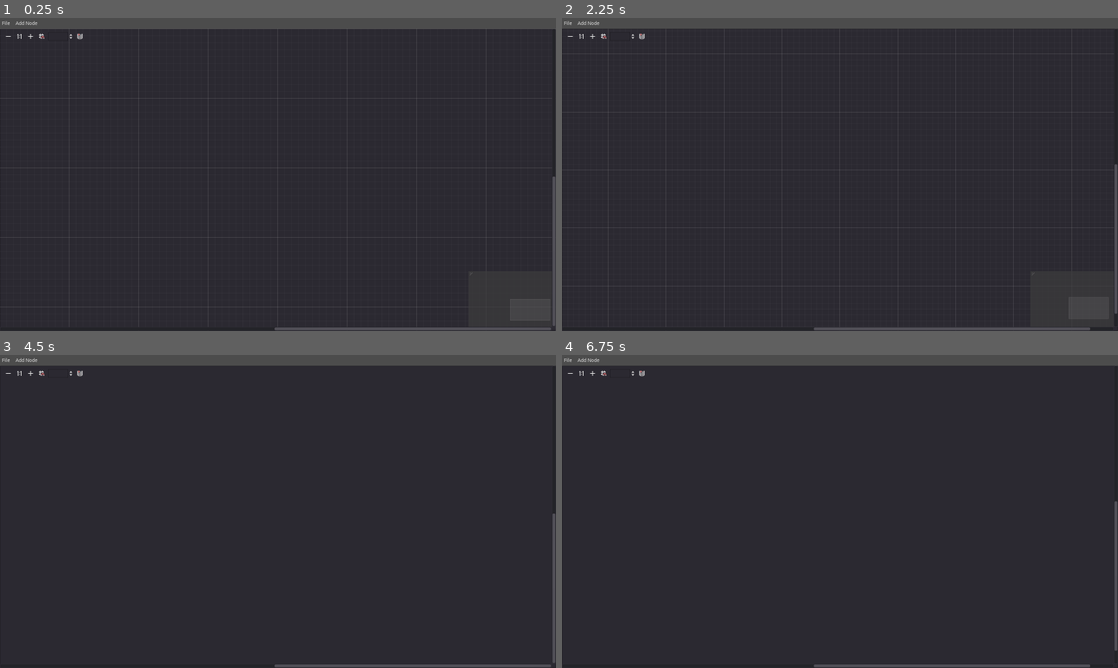
Above: before the commit, frames 1-4 (two rows, left to right).
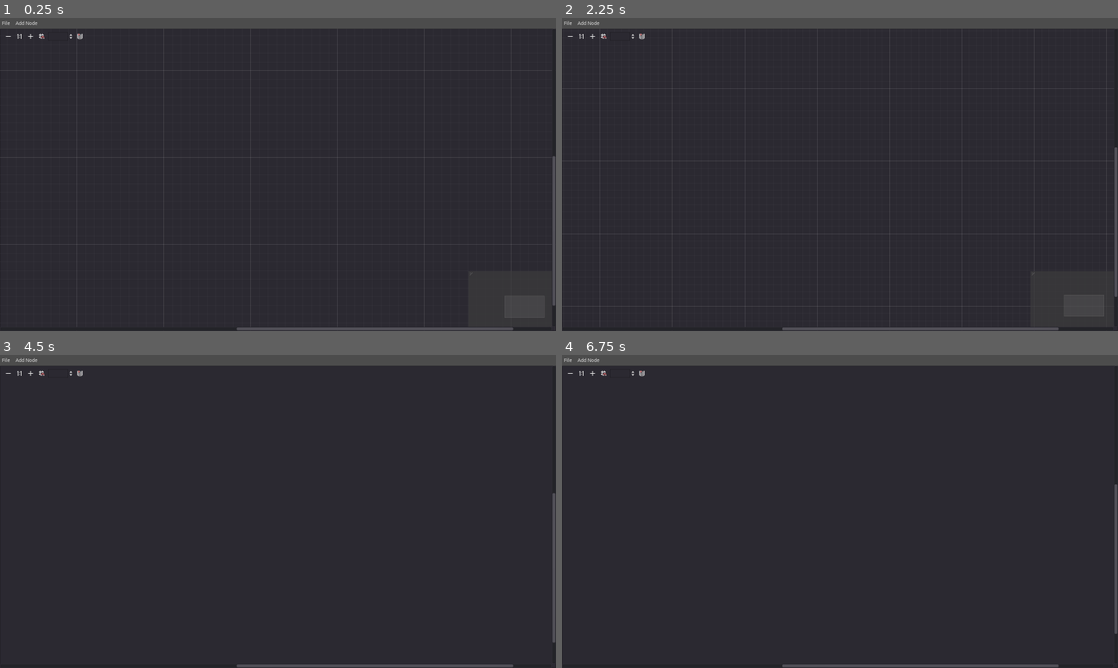
Above: after the commit, the same moments.

Repository: Levrault/LE-dialogue-editor
Game: Godot game, scene res://src/Main/DialogueEditor.tscn
Two runs of this game, one before a commit and one after it. Both use one fixed random seed, a clock stepped at 60 frames per second and the inputs below.
Inputs (mouse positions are in pixels of both pictures, inside the frame that each line leads up to):
- Up to frame 1 (0.25 s): no input
- Up to frame 2 (2.25 s): click "File" at 0.5 s; click "Add Node" at 1.25 s; click (573, 36) at 2 s
- Up to frame 3 (4.5 s): click (33, 373) at 2.75 s; click (44, 373) at 3.5 s; click (77, 373) at 4.25 s
- Up to frame 4 (6.75 s): click "File" at 5 s; click "Add Node" at 5.75 s; click (573, 373) at 6.5 s

The runs differ from the first frame. In frame 1, 0.4% of the frame differs, in the area x 1-100%, y 3-100%; in frame 2, 0.4%, in the area x 0-100%, y 5-100%; in frame 3, 0.2%; in frame 4, 0.2%.

Commit message:
feat(node) add basic placeholder

Diff:
--- /dev/null
+++ b/assets/dialogue_node.tres
@@ -0,0 +1,14 @@
+[gd_resource type="Theme" format=2]
+
+[resource]
+Button/colors/font_color = Color( 0.88, 0.88, 0.88, 1 )
+Button/colors/font_color_disabled = Color( 0.9, 0.9, 0.9, 0.2 )
+Button/colors/font_color_hover = Color( 0.94, 0.94, 0.94, 1 )
+Button/colors/font_color_pressed = Color( 1, 1, 1, 1 )
+Button/constants/hseparation = 2
+Button/fonts/font = null
+Button/styles/disabled = null
+Button/styles/focus = null
+Button/styles/hover = null
+Button/styles/normal = null
+Button/styles/pressed = null
--- a/src/Main/DialogueEditor.tscn
+++ b/src/Main/DialogueEditor.tscn
@@ -56,6 +56,8 @@
 margin_bottom = 895.0
 size_flags_horizontal = 3
 size_flags_vertical = 3
+scroll_offset = Vector2( -221.296, -120.192 )
+zoom = 1.25
 script = ExtResource( 3 )
 __meta__ = {
 "_edit_use_anchors_": false
--- a/src/Menu/AddNode.gd
+++ b/src/Menu/AddNode.gd
@@ -1,6 +1,6 @@
 extends ToolButton
 
-var dialog_node := preload("res://src/Node/DialogNode.tscn")
+var dialog_node := preload("res://src/Node/DialogueNode.tscn")
 
 
 func _ready() -> void:
--- a/src/Node/DialogNode.tscn
+++ /dev/null
@@ -1,79 +0,0 @@
-[gd_scene load_steps=2 format=2]
-
-[ext_resource path="res://src/Node/DialogNode.gd" type="Script" id=1]
-
-[node name="DialogNode" type="GraphNode"]
-margin_left = -3.0
-margin_right = 196.0
-margin_bottom = 253.0
-title = "New Dialogue"
-show_close = true
-resizable = true
-slot/0/left_enabled = false
-slot/0/left_type = 0
-slot/0/left_color = Color( 1, 1, 1, 1 )
-slot/0/right_enabled = false
-slot/0/right_type = 0
-slot/0/right_color = Color( 1, 1, 1, 1 )
-script = ExtResource( 1 )
-__meta__ = {
-"_edit_use_anchors_": false
-}
-
-[node name="VBoxContainer" type="VBoxContainer" parent="."]
-margin_left = 16.0
-margin_top = 24.0
-margin_right = 183.0
-margin_bottom = 160.0
-size_flags_horizontal = 3
-size_flags_vertical = 3
-custom_constants/separation = 11
-
-[node name="Name" type="VBoxContainer" parent="VBoxContainer"]
-margin_right = 167.0
-margin_bottom = 38.0
-
-[node name="Label" type="Label" parent="VBoxContainer/Name"]
-margin_right = 167.0
-margin_bottom = 14.0
-text = "name"
-
-[node name="TextEdit" type="TextEdit" parent="VBoxContainer/Name"]
-margin_top = 18.0
-margin_right = 167.0
-margin_bottom = 38.0
-rect_min_size = Vector2( 10, 20 )
-
-[node name="Portrait" type="VBoxContainer" parent="VBoxContainer"]
-margin_top = 49.0
-margin_right = 167.0
-margin_bottom = 87.0
-
-[node name="Label" type="Label" parent="VBoxContainer/Portrait"]
-margin_right = 167.0
-margin_bottom = 14.0
-text = "Portait"
-
-[node name="TextEdit" type="TextEdit" parent="VBoxContainer/Portrait"]
-margin_top = 18.0
-margin_right = 167.0
-margin_bottom = 38.0
-rect_min_size = Vector2( 10, 20 )
-
-[node name="Portrait2" type="VBoxContainer" parent="VBoxContainer"]
-margin_top = 98.0
-margin_right = 167.0
-margin_bottom = 136.0
-size_flags_vertical = 3
-
-[node name="Label" type="Label" parent="VBoxContainer/Portrait2"]
-margin_right = 167.0
-margin_bottom = 14.0
-text = "Text"
-
-[node name="TextEdit" type="TextEdit" parent="VBoxContainer/Portrait2"]
-margin_top = 18.0
-margin_right = 167.0
-margin_bottom = 38.0
-rect_min_size = Vector2( 10, 20 )
-size_flags_vertical = 3
--- a/src/Node/DialogNode.gd
+++ b/src/Node/DialogueNode.gd
@@ -1,11 +1,12 @@
 extends GraphNode
 
+const SIZE_CONTAINER_BOTTOM_MARGIN := 50
+
+onready var container := $Container
 
 func _ready() -> void:
 	connect("close_request", self, "_on_Close_request")
 	connect("resize_request", self, "_on_Resize_request")
-
-	set_slot(0, true, 0, Color(1, 1, 1, 1), true, 0, Color(1, 1, 1, 1))
 
 
 func _on_Close_request() -> void:
@@ -14,3 +15,4 @@
 
 func _on_Resize_request(new_minsize: Vector2) -> void:
 	rect_size = new_minsize
+	container.rect_size = new_minsize - Vector2(0, SIZE_CONTAINER_BOTTOM_MARGIN)
--- /dev/null
+++ b/src/Node/DialogueNode.tscn
@@ -0,0 +1,176 @@
+[gd_scene load_steps=3 format=2]
+
+[ext_resource path="res://src/Node/DialogueNode.gd" type="Script" id=1]
+[ext_resource path="res://assets/dialogue_node.tres" type="Theme" id=2]
+
+[node name="DialogueNode" type="GraphNode"]
+margin_left = 3.56763
+margin_top = -1.18921
+margin_right = 349.568
+margin_bottom = 545.811
+size_flags_horizontal = 3
+size_flags_vertical = 3
+theme = ExtResource( 2 )
+title = "Dialogue"
+show_close = true
+resizable = true
+slot/0/left_enabled = true
+slot/0/left_type = 0
+slot/0/left_color = Color( 1, 1, 1, 1 )
+slot/0/right_enabled = true
+slot/0/right_type = 0
+slot/0/right_color = Color( 0.67451, 0.258824, 0.258824, 1 )
+script = ExtResource( 1 )
+__meta__ = {
+"_edit_use_anchors_": false
+}
+
+[node name="Container" type="VBoxContainer" parent="."]
+margin_left = 16.0
+margin_top = 24.0
+margin_right = 330.0
+margin_bottom = 541.0
+size_flags_horizontal = 3
+size_flags_vertical = 3
+custom_constants/separation = 11
+__meta__ = {
+"_edit_use_anchors_": false
+}
+
+[node name="NameContainer" type="VBoxContainer" parent="Container"]
+margin_right = 314.0
+margin_bottom = 38.0
+
+[node name="Label" type="Label" parent="Container/NameContainer"]
+margin_right = 314.0
+margin_bottom = 14.0
+text = "Name"
+
+[node name="Name" type="TextEdit" parent="Container/NameContainer"]
+margin_top = 18.0
+margin_right = 314.0
+margin_bottom = 38.0
+rect_min_size = Vector2( 10, 20 )
+
+[node name="PortraitContainer" type="VBoxContainer" parent="Container"]
+margin_top = 49.0
+margin_right = 314.0
+margin_bottom = 87.0
+
+[node name="Label" type="Label" parent="Container/PortraitContainer"]
+margin_right = 314.0
+margin_bottom = 14.0
+text = "Portait"
+
+[node name="Portrait" type="TextEdit" parent="Container/PortraitContainer"]
+margin_top = 18.0
+margin_right = 314.0
+margin_bottom = 38.0
+rect_min_size = Vector2( 10, 20 )
+
+[node name="DialogContainer" type="VBoxContainer" parent="Container"]
+margin_top = 98.0
+margin_right = 314.0
+margin_bottom = 364.0
+size_flags_vertical = 3
+custom_constants/separation = 10
+
+[node name="Label" type="Label" parent="Container/DialogContainer"]
+margin_right = 314.0
+margin_bottom = 14.0
+text = "Dialogue"
+
+[node name="EnContainer" type="VBoxContainer" parent="Container/DialogContainer"]
+margin_top = 24.0
+margin_right = 314.0
+margin_bottom = 138.0
+custom_constants/separation = 0
+
+[node name="Label" type="Label" parent="Container/DialogContainer/EnContainer"]
+margin_right = 314.0
+margin_bottom = 14.0
+text = "en"
+
+[node name="En" type="TextEdit" parent="Container/DialogContainer/EnContainer"]
+margin_top = 14.0
+margin_right = 314.0
+margin_bottom = 114.0
+rect_min_size = Vector2( 10, 100 )
+size_flags_vertical = 3
+
+[node name="FrContainer" type="VBoxContainer" parent="Container/DialogContainer"]
+margin_top = 148.0
+margin_right = 314.0
+margin_bottom = 266.0
+
+[node name="Label" type="Label" parent="Container/DialogContainer/FrContainer"]
+margin_right = 314.0
+margin_bottom = 14.0
+text = "fr"
+
+[node name="Fr" type="TextEdit" parent="Container/DialogContainer/FrContainer"]
+margin_top = 18.0
+margin_right = 314.0
+margin_bottom = 118.0
+rect_min_size = Vector2( 10, 100 )
+size_flags_vertical = 3
+
+[node name="ConditionsContainer" type="HBoxContainer" parent="Container"]
+margin_top = 375.0
+margin_right = 314.0
+margin_bottom = 415.0
+
+[node name="ConditionsButton" type="CheckButton" parent="Container/ConditionsContainer"]
+margin_right = 274.0
+margin_bottom = 40.0
+size_flags_horizontal = 3
+text = "Conditions"
+
+[node name="ToolButton" type="Button" parent="Container/ConditionsContainer"]
+margin_left = 278.0
+margin_right = 314.0
+margin_bottom = 40.0
+size_flags_horizontal = 0
+text = "Edit"
+
+[node name="ChoicesContainer" type="HBoxContainer" parent="Container"]
+margin_top = 426.0
+margin_right = 314.0
+margin_bottom = 466.0
+
+[node name="ChoicesButton" type="CheckButton" parent="Container/ChoicesContainer"]
+margin_right = 274.0
+margin_bottom = 40.0
+size_flags_horizontal = 3
+text = "Choices"
+
+[node name="ToolButton" type="Button" parent="Container/ChoicesContainer"]
+margin_left = 278.0
+margin_right = 314.0
+margin_bottom = 40.0
+size_flags_horizontal = 0
+text = "Edit"
+__meta__ = {
+"_edit_use_anchors_": false
+}
+
+[node name="SignalsContainer" type="HBoxContainer" parent="Container"]
+margin_top = 477.0
+margin_right = 314.0
+margin_bottom = 517.0
+
+[node name="SignalsButton" type="CheckButton" parent="Container/SignalsContainer"]
+margin_right = 274.0
+margin_bottom = 40.0
+size_flags_horizontal = 3
+text = "Signals"
+
+[node name="ToolButton" type="Button" parent="Container/SignalsContainer"]
+margin_left = 278.0
+margin_right = 314.0
+margin_bottom = 40.0
+size_flags_horizontal = 0
+text = "Edit"
+__meta__ = {
+"_edit_use_anchors_": false
+}
